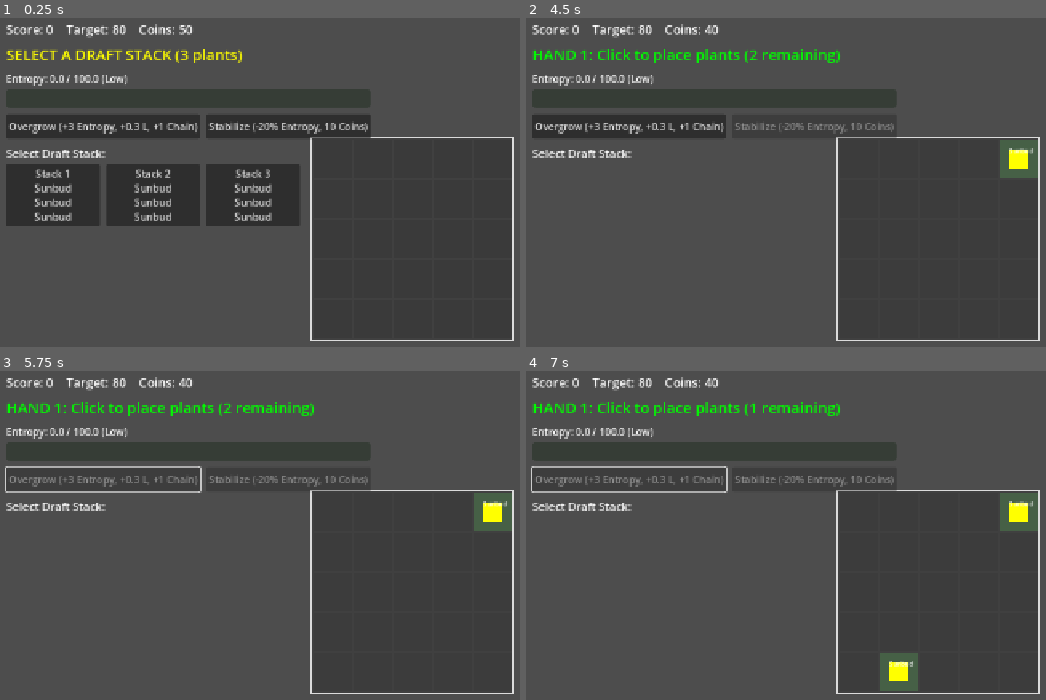
Above: before the commit, frames 1-4 (two rows, left to right).
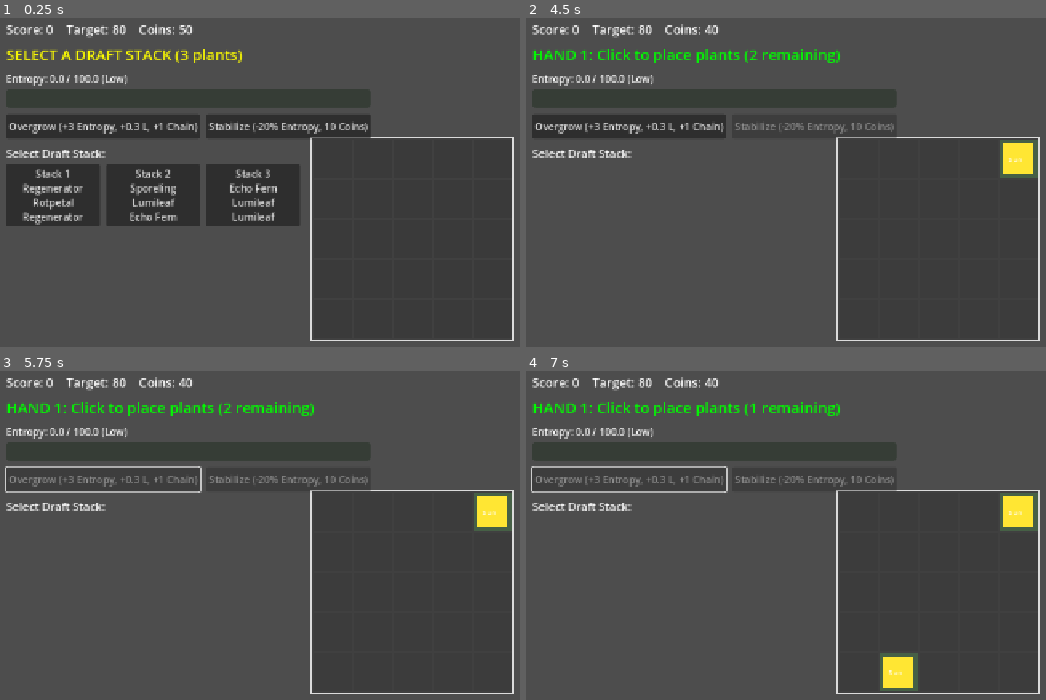
Above: after the commit, the same moments.

Repository: missgun03/garden-of-odds
Game: Godot game, scene res://scenes/Main.tscn
The game is run twice, just before and just after one commit, with the same random seed, the same clock (stepped at 60 frames per second) and the same inputs.
Inputs (mouse positions are in pixels of both pictures, inside the frame that each line leads up to):
- Up to frame 1 (0.25 s): no input
- Up to frame 2 (4.5 s): click "Overgrow (+3 Entropy, +0.3 L,…" at 0.5 s; click "Stabilize (-20% Entropy, 10 C…" at 1.25 s; click (578, 195) at 2 s, where only the run before the commit has a clickable "Stack 1 Sunbud Sunbud Sunbud"; tap Enter at 2.75, 3.5, 4.25 s; move the mouse to (outside the picture) at 2.77 s; click (outside the picture) at 2.92 s; move the mouse to (765, 261) at 3.52 s; click (765, 261) at 3.67 s; move the mouse to (1004, 139) at 4.27 s; click (1004, 139) at 4.42 s
- Up to frame 3 (5.75 s): click "Overgrow (+3 Entropy, +0.3 L,…" at 5 s
- Up to frame 4 (7 s): tap Enter at 5.75 s; move the mouse to (884, 683) at 5.77 s; click (884, 683) at 5.92 s; click "Overgrow (+3 Entropy, +0.3 L,…" at 6.5 s

The runs differ from the first frame. In frame 1, 1.3% of the frame differs, in the area x 4-54%, y 50-63%; in frame 2, 0.5%; in frame 3, 0.5%; in frame 4, 1.1%.

Commit message:
feat: Add data-driven plant system with DataLoader, PlantFactory, and LRuleEvaluator
Implemented comprehensive data loading system to replace hardcoded plant data:

New Components:
- DataLoader.gd: Loads CSV/JSON from res://Document/data/
- LRuleEvaluator.gd: Evaluates L calculation rules
- PlantFactory.gd: Factory pattern for plant instantiation

Integration:
- Main.gd: Creates and initializes data loading system
- Plant.gd: Updated calculate_L to use LRuleEvaluator
- SeasonManager.gd: Uses PlantFactory for draft stacks

All 12 plants from CSV now loadable with dynamic L calculation.

Diff:
--- /dev/null
+++ b/scripts/DataLoader.gd
@@ -0,0 +1,193 @@
+extends Node
+class_name DataLoader
+
+## DataLoader: โหลดข้อมูลจาก CSV/JSON ใน res://Document/data/
+## ส่งออกเป็น dictionaries: plants[], mutations[], trials[], contracts[]
+
+# Cache loaded data
+var plants_data: Array = []
+var mutations_data: Array = []
+var trials_data: Array = []
+var contracts_data: Array = []
+
+var is_loaded: bool = false
+
+## โหลดข้อมูลทั้งหมด
+func load_all_data() -> void:
+	if is_loaded:
+		return
+
+	print("DataLoader: Loading game data...")
+
+	plants_data = load_plants()
+	mutations_data = load_mutations()
+	trials_data = load_trials()
+	contracts_data = load_contracts()
+
+	is_loaded = true
+	print("DataLoader: All data loaded successfully")
+	print("  - Plants: %d" % plants_data.size())
+	print("  - Mutations: %d" % mutations_data.size())
+	print("  - Trials: %d" % trials_data.size())
+	print("  - Contracts: %d" % contracts_data.size())
+
+## โหลดข้อมูลพืชจาก CSV
+## Returns: Array of Dictionary {name, role, p_base, l_rule, l_min, l_max, entropy_on_event, tags, notes}
+func load_plants() -> Array:
+	var file_path = "res://Document/data/garden_plants_12.csv"
+
+	if not FileAccess.file_exists(file_path):
+		push_error("DataLoader: Plants file not found: %s" % file_path)
+		return []
+
+	var file = FileAccess.open(file_path, FileAccess.READ)
+	if not file:
+		push_error("DataLoader: Failed to open plants file")
+		return []
+
+	var plants: Array = []
+	var line_num = 0
+
+	while not file.eof_reached():
+		var line = file.get_line().strip_edges()
+		line_num += 1
+
+		# Skip header and empty lines
+		if line_num == 1 or line.is_empty():
+			continue
+
+		# Parse CSV line
+		var plant_dict = _parse_plant_csv_line(line)
+		if not plant_dict.is_empty():
+			plants.append(plant_dict)
+
+	file.close()
+	print("DataLoader: Loaded %d plants from CSV" % plants.size())
+	return plants
+
+## แปลง CSV line เป็น plant dictionary
+func _parse_plant_csv_line(line: String) -> Dictionary:
+	# Split by comma (simple CSV parser - doesn't handle quoted commas)
+	var parts = line.split(",")
+
+	if parts.size() < 9:
+		push_warning("DataLoader: Invalid plant CSV line (too few columns)")
+		return {}
+
+	# Parse fields
+	var name = parts[0].strip_edges()
+	var role = parts[1].strip_edges()
+	var p_base = parts[2].strip_edges().to_int()
+	var l_rule = parts[3].strip_edges()
+	var l_min = parts[4].strip_edges().to_float()
+	var l_max = parts[5].strip_edges().to_float()
+	var entropy_on_event = parts[6].strip_edges().to_float()
+	var tags_str = parts[7].strip_edges()
+	var notes = parts[8].strip_edges()
+
+	# Parse tags (comma-separated within quotes or raw)
+	var tags: Array[String] = []
+	if not tags_str.is_empty():
+		# Remove quotes if present
+		tags_str = tags_str.trim_prefix("\"").trim_suffix("\"")
+		var tag_parts = tags_str.split(",")
+		for tag in tag_parts:
+			var cleaned_tag = tag.strip_edges()
+			if not cleaned_tag.is_empty():
+				tags.append(cleaned_tag)
+
+	return {
+		"name": name,
+		"role": role,
+		"p_base": p_base,
+		"l_rule": l_rule,
+		"l_min": l_min,
+		"l_max": l_max,
+		"entropy_on_event": entropy_on_event,
+		"tags": tags,
+		"notes": notes
+	}
+
+## โหลดข้อมูล mutations จาก JSON
+func load_mutations() -> Array:
+	return _load_json_file("res://Document/data/garden_mutations_8.json", "mutations")
+
+## โหลดข้อมูล trials จาก JSON
+func load_trials() -> Array:
+	return _load_json_file("res://Document/data/garden_trials_8.json", "trials")
+
+## โหลดข้อมูล contracts จาก JSON
+func load_contracts() -> Array:
+	return _load_json_file("res://Document/data/garden_contracts_8.json", "contracts")
+
+## โหลดไฟล์ JSON ทั่วไป
+func _load_json_file(file_path: String, data_type: String) -> Array:
+	if not FileAccess.file_exists(file_path):
+		push_error("DataLoader: %s file not found: %s" % [data_type, file_path])
+		return []
+
+	var file = FileAccess.open(file_path, FileAccess.READ)
+	if not file:
+		push_error("DataLoader: Failed to open %s file" % data_type)
+		return []
+
+	var json_string = file.get_as_text()
+	file.close()
+
+	var json = JSON.new()
+	var parse_result = json.parse(json_string)
+
+	if parse_result != OK:
+		push_error("DataLoader: Failed to parse %s JSON: %s" % [data_type, json.get_error_message()])
+		return []
+
+	var data = json.data
+	if data is Array:
+		print("DataLoader: Loaded %d %s from JSON" % [data.size(), data_type])
+		return data
+	else:
+		push_error("DataLoader: %s JSON root is not an array" % data_type)
+		return []
+
+## ค้นหาพืชจากชื่อ
+func get_plant_by_name(plant_name: String) -> Dictionary:
+	for plant in plants_data:
+		if plant.get("name", "") == plant_name:
+			return plant
+
+	push_warning("DataLoader: Plant not found: %s" % plant_name)
+	return {}
+
+## ค้นหา mutation จาก id
+func get_mutation_by_id(mutation_id: String) -> Dictionary:
+	for mutation in mutations_data:
+		if mutation.get("id", "") == mutation_id:
+			return mutation
+
+	push_warning("DataLoader: Mutation not found: %s" % mutation_id)
+	return {}
+
+## ค้นหา trial จาก id
+func get_trial_by_id(trial_id: String) -> Dictionary:
+	for trial in trials_data:
+		if trial.get("id", "") == trial_id:
+			return trial
+
+	push_warning("DataLoader: Trial not found: %s" % trial_id)
+	return {}
+
+## ค้นหา contract จาก id
+func get_contract_by_id(contract_id: String) -> Dictionary:
+	for contract in contracts_data:
+		if contract.get("id", "") == contract_id:
+			return contract
+
+	push_warning("DataLoader: Contract not found: %s" % contract_id)
+	return {}
+
+## ดึงรายชื่อพืชทั้งหมด
+func get_all_plant_names() -> Array[String]:
+	var names: Array[String] = []
+	for plant in plants_data:
+		names.append(plant.get("name", ""))
+	return names
--- /dev/null
+++ b/scripts/LRuleEvaluator.gd
@@ -0,0 +1,175 @@
+extends Node
+class_name LRuleEvaluator
+
+## LRuleEvaluator: ประมวลผล L rules จากข้อมูลพืช
+## รองรับ patterns พื้นฐาน:
+## - "+X per adjacent plant" / "+X per neighbor"
+## - "+X if neighbor is PlantName"
+## - "×X if unblocked" / "×X if not blocked"
+## - "+X per empty orthogonal cell"
+
+## ประมวลผล rule และคืนค่า L
+## ctx: Dictionary from board.create_trigger_context()
+##      {neighbors, orthogonal_neighbors, board_state, grid_size, plant_count}
+## plant: Plant instance ที่กำลังคำนวณ L
+## l_rule: String rule จาก CSV
+## l_min: ค่าต่ำสุดของ L
+func evaluate(ctx: Dictionary, plant: Plant, l_rule: String, l_min: float) -> float:
+	if l_rule.is_empty():
+		return l_min
+
+	var L = l_min
+	var multiplier = 1.0
+
+	# แยก rule ด้วย semicolon (;)
+	var sub_rules = l_rule.split(";")
+
+	for sub_rule in sub_rules:
+		var rule = sub_rule.strip_edges().to_lower()
+
+		if rule.is_empty():
+			continue
+
+		# Pattern: "+X per adjacent plant" / "+X per neighbor"
+		if "per adjacent plant" in rule or "per neighbor" in rule:
+			var value = _extract_numeric_value(rule)
+			var neighbors = ctx.get("neighbors", [])
+			var count = 0
+			for neighbor in neighbors:
+				if neighbor is Plant and neighbor.is_alive:
+					count += 1
+			L += value * count
+
+		# Pattern: "+X per affected orthogonal neighbor"
+		elif "per affected orthogonal neighbor" in rule or "per orthogonal neighbor" in rule:
+			var value = _extract_numeric_value(rule)
+			var ortho_neighbors = ctx.get("orthogonal_neighbors", [])
+			var count = 0
+			for neighbor in ortho_neighbors:
+				if neighbor is Plant and neighbor.is_alive:
+					count += 1
+			L += value * count
+
+		# Pattern: "+X if neighbor is PlantName"
+		elif "if neighbor is" in rule:
+			var value = _extract_numeric_value(rule)
+			var plant_names = _extract_plant_names(rule)
+			var neighbors = ctx.get("neighbors", [])
+
+			for neighbor in neighbors:
+				if neighbor is Plant and neighbor.is_alive:
+					if neighbor.plant_name in plant_names:
+						L += value
+
+		# Pattern: "+X per empty orthogonal cell"
+		elif "per empty orthogonal cell" in rule:
+			var value = _extract_numeric_value(rule)
+			var empty_count = _count_empty_orthogonal_cells(ctx, plant)
+			L += value * empty_count
+
+		# Pattern: "×X if unblocked" / "×X if not blocked" / "×X if tile is unblocked"
+		elif ("if unblocked" in rule or "if not blocked" in rule or "if tile is unblocked" in rule):
+			var value = _extract_multiplier_value(rule)
+			if _is_unblocked(ctx, plant):
+				multiplier *= value
+
+		# Pattern: "×X if ..." (other multiplier conditions)
+		elif rule.begins_with("×") or rule.begins_with("x"):
+			var value = _extract_multiplier_value(rule)
+			# For now, just apply the multiplier (full condition checking requires more context)
+			# TODO: Implement specific condition checking
+			# multiplier *= value
+
+		# Pattern: "+X per ..." (generic additive)
+		elif "+0." in rule or "+1." in rule or "+2." in rule:
+			# Already handled by specific patterns above
+			pass
+
+	# Apply multiplier
+	L *= multiplier
+
+	return L
+
+## แยกค่าตัวเลขจาก rule (เช่น "+0.2 per..." -> 0.2)
+func _extract_numeric_value(rule: String) -> float:
+	var regex = RegEx.new()
+	regex.compile(r"[+\-]?\d+\.?\d*")
+	var result = regex.search(rule)
+	if result:
+		return result.get_string().to_float()
+	return 0.0
+
+## แยกค่า multiplier จาก rule (เช่น "×1.5 if..." -> 1.5)
+func _extract_multiplier_value(rule: String) -> float:
+	var regex = RegEx.new()
+	regex.compile(r"[×x]\s*(\d+\.?\d*)")
+	var result = regex.search(rule)
+	if result:
+		return result.get_string(1).to_float()
+	return 1.0
+
+## แยกชื่อพืชจาก rule (เช่น "if neighbor is Seedbomb or Honeyroot" -> ["Seedbomb", "Honeyroot"])
+func _extract_plant_names(rule: String) -> Array[String]:
+	var names: Array[String] = []
+
+	# Find "is PlantName" pattern
+	var regex = RegEx.new()
+	regex.compile(r"is\s+([A-Z][a-z]+)")
+	var results = regex.search_all(rule)
+
+	for result in results:
+		var name = result.get_string(1)
+		names.append(name)
+
+	# Also check for "or PlantName" pattern
+	var or_regex = RegEx.new()
+	or_regex.compile(r"or\s+([A-Z][a-z]+)")
+	var or_results = or_regex.search_all(rule)
+
+	for result in or_results:
+		var name = result.get_string(1)
+		if not names.has(name):
+			names.append(name)
+
+	return names
+
+## นับจำนวน empty orthogonal cells รอบพืช
+func _count_empty_orthogonal_cells(ctx: Dictionary, plant: Plant) -> int:
+	if not plant.board:
+		return 0
+
+	var board = plant.board
+	var pos = plant.grid_pos
+	var offsets = [
+		Vector2i(0, -1),  # บน
+		Vector2i(0, 1),   # ล่าง
+		Vector2i(-1, 0),  # ซ้าย
+		Vector2i(1, 0)    # ขวา
+	]
+
+	var empty_count = 0
+	for offset in offsets:
+		var check_pos = pos + offset
+		if board.is_position_valid(check_pos) and board.is_position_empty(check_pos):
+			empty_count += 1
+
+	return empty_count
+
+## ตรวจสอบว่าพืชอยู่ในตำแหน่งที่ "unblocked" (ไม่มีพืชด้านบน)
+func _is_unblocked(ctx: Dictionary, plant: Plant) -> bool:
+	if not plant.board:
+		return false
+
+	var board = plant.board
+	var pos = plant.grid_pos
+
+	# Check if there's a plant directly above (y-1)
+	var above_pos = Vector2i(pos.x, pos.y - 1)
+
+	# If position above is outside grid, consider it unblocked (edge case)
+	if not board.is_position_valid(above_pos):
+		# If we're at the top edge, we're unblocked
+		return pos.y == 0
+
+	# If position above is empty, we're unblocked
+	return board.is_position_empty(above_pos)
--- a/scripts/Main.gd
+++ b/scripts/Main.gd
@@ -10,6 +10,11 @@
 @onready var season_manager: SeasonManager = $SeasonManager
 @onready var resolver: Resolver = $Resolver
 
+# Data loading system (created in _ready)
+var data_loader: DataLoader = null
+var l_rule_evaluator: LRuleEvaluator = null
+var plant_factory: PlantFactory = null
+
 # Game state
 var current_season: int = 1
 var stages_data: Dictionary = {}
@@ -18,6 +23,9 @@
 func _ready() -> void:
 	print("Main: _ready() started")
 
+	# สร้าง data loading system
+	_setup_data_loading_system()
+
 	# โหลด stages data
 	_load_stages_data()
 
@@ -31,6 +39,27 @@
 
 	# เริ่มเกม
 	_start_game()
+
+## สร้างและตั้งค่า data loading system
+func _setup_data_loading_system() -> void:
+	print("Main: Setting up data loading system...")
+
+	# สร้าง DataLoader
+	data_loader = DataLoader.new()
+	add_child(data_loader)
+	data_loader.load_all_data()
+
+	# สร้าง LRuleEvaluator
+	l_rule_evaluator = LRuleEvaluator.new()
+	add_child(l_rule_evaluator)
+
+	# สร้าง PlantFactory
+	plant_factory = PlantFactory.new()
+	plant_factory.data_loader = data_loader
+	plant_factory.l_rule_evaluator = l_rule_evaluator
+	add_child(plant_factory)
+
+	print("Main: Data loading system ready")
 
 ## โหลด stages data จาก JSON
 func _load_stages_data() -> void:
@@ -64,6 +93,7 @@
 	season_manager.board = board
 	season_manager.resolver = resolver
 	season_manager.hud = hud
+	season_manager.plant_factory = plant_factory
 
 	hud.season_manager = season_manager
 	hud.resolver = resolver
@@ -245,18 +275,11 @@
 	if not board.is_position_empty(grid_pos):
 		return
 
-	# สร้างพืช (ตอนนี้ hardcode เป็น Sunbud)
-	var plant = Plant.new()
-	plant.plant_id = 0
-	plant.plant_name = "Sunbud"
-	plant.role = "Energy"
-	plant.p_base = 5
-	plant.l_min = 1.0
-	plant.l_max = 2.2
-	plant.entropy_on_event = 0.3
-	# สร้าง typed array สำหรับ tags
-	var plant_tags: Array[String] = ["light", "buff", "engine"]
-	plant.tags = plant_tags
+	# สร้างพืชจาก PlantFactory (ตอนนี้ hardcode เป็น Sunbud)
+	var plant = plant_factory.create_plant_by_name("Sunbud")
+	if not plant:
+		push_error("Failed to create plant")
+		return
 
 	# วางพืช
 	board.place_plant(plant, grid_pos)
--- a/scripts/Plant.gd
+++ b/scripts/Plant.gd
@@ -25,8 +25,9 @@
 signal plant_triggered(event: Dictionary)
 
 func _ready() -> void:
-	# เพิ่ม visual placeholder
-	_setup_visual()
+	# เพิ่ม visual placeholder (เฉพาะถ้ายังไม่มี)
+	if get_child_count() == 0:
+		_setup_visual()
 
 ## Setup visual (สามารถ override ได้)
 func _setup_visual() -> void:
@@ -57,7 +58,14 @@
 
 ## คำนวณ L จาก context (override ในแต่ละพืชเพื่อใส่ logic เฉพาะ)
 ## ctx = {neighbors: Array[Plant], board_state: Dictionary, ...}
-func calculate_L(_ctx: Dictionary) -> float:
+func calculate_L(ctx: Dictionary) -> float:
+	# ถ้ามี LRuleEvaluator ให้ใช้มันในการคำนวณ
+	if has_meta("l_rule_evaluator") and has_meta("l_rule"):
+		var evaluator = get_meta("l_rule_evaluator")
+		var l_rule = get_meta("l_rule")
+		if evaluator and evaluator is LRuleEvaluator:
+			return evaluator.evaluate(ctx, self, l_rule, l_min)
+
 	# Base implementation: คืน l_min (override ในแต่ละพืชเพื่อใส่ logic)
 	return l_min
 
--- /dev/null
+++ b/scripts/PlantFactory.gd
@@ -0,0 +1,151 @@
+extends Node
+class_name PlantFactory
+
+## PlantFactory: สร้าง Plant instances จากข้อมูลที่โหลดโดย DataLoader
+## ใช้ LRuleEvaluator เพื่อคำนวณ L
+
+# References (set by Main)
+var data_loader: DataLoader = null
+var l_rule_evaluator: LRuleEvaluator = null
+
+# Plant ID counter (for unique plant instances)
+var next_plant_id: int = 0
+
+## สร้างพืชจากชื่อ
+## plant_name: ชื่อพืช (เช่น "Sunbud", "Seedbomb")
+## Returns: Plant instance หรือ null ถ้าไม่พบข้อมูล
+func create_plant_by_name(plant_name: String) -> Plant:
+	if not data_loader:
+		push_error("PlantFactory: DataLoader not set")
+		return null
+
+	if not data_loader.is_loaded:
+		push_error("PlantFactory: Data not loaded yet")
+		return null
+
+	var plant_data = data_loader.get_plant_by_name(plant_name)
+	if plant_data.is_empty():
+		push_error("PlantFactory: Plant data not found for: %s" % plant_name)
+		return null
+
+	return _create_plant_from_data(plant_data)
+
+## สร้างพืชจากข้อมูล dictionary
+func _create_plant_from_data(plant_data: Dictionary) -> Plant:
+	# สร้าง Plant instance ใหม่
+	var plant = Plant.new()
+
+	# Set plant ID
+	plant.plant_id = next_plant_id
+	next_plant_id += 1
+
+	# Set basic properties จากข้อมูล
+	plant.plant_name = plant_data.get("name", "Unknown")
+	plant.role = plant_data.get("role", "Energy")
+	plant.p_base = plant_data.get("p_base", 5)
+	plant.l_min = plant_data.get("l_min", 1.0)
+	plant.l_max = plant_data.get("l_max", 2.0)
+	plant.entropy_on_event = plant_data.get("entropy_on_event", 0.3)
+
+	# Set tags (convert Array to Array[String])
+	var tags_data = plant_data.get("tags", [])
+	var plant_tags: Array[String] = []
+	for tag in tags_data:
+		if tag is String:
+			plant_tags.append(tag)
+	plant.tags = plant_tags
+
+	# Store l_rule for later evaluation
+	var l_rule = plant_data.get("l_rule", "")
+	plant.set_meta("l_rule", l_rule)
+
+	# Override calculate_L method with custom logic
+	# Note: In Godot, we can't easily override methods at runtime,
+	# so we'll call the evaluator from the base Plant class
+	if l_rule_evaluator:
+		plant.set_meta("l_rule_evaluator", l_rule_evaluator)
+
+	# Create visual representation (simple colored square for now)
+	_create_plant_visual(plant)
+
+	return plant
+
+## สร้าง visual สำหรับพืช (placeholder - แทนที่ด้วย sprite ภายหลัง)
+func _create_plant_visual(plant: Plant) -> void:
+	var sprite = ColorRect.new()
+	sprite.size = Vector2(48, 48)
+	sprite.position = Vector2(-24, -24)  # Center the sprite
+
+	# Set color based on role
+	var color = _get_role_color(plant.role)
+	sprite.color = color
+
+	plant.add_child(sprite)
+
+	# Add label with plant name
+	var label = Label.new()
+	label.text = plant.plant_name.substr(0, 3)  # First 3 letters
+	label.position = Vector2(-16, -8)
+	label.add_theme_font_size_override("font_size", 12)
+	label.add_theme_color_override("font_color", Color.WHITE)
+	plant.add_child(label)
+
+## กำหนดสีตาม role
+func _get_role_color(role: String) -> Color:
+	match role:
+		"Energy":
+			return Color(1.0, 0.9, 0.2)  # Yellow
+		"Sap":
+			return Color(0.2, 0.8, 0.4)  # Green
+		"Support":
+			return Color(0.4, 0.7, 1.0)  # Blue
+		"Control":
+			return Color(0.6, 0.4, 1.0)  # Purple
+		"Spore":
+			return Color(0.8, 0.3, 0.8)  # Magenta
+		"Meta":
+			return Color(0.9, 0.5, 0.2)  # Orange
+		"Burst":
+			return Color(1.0, 0.3, 0.2)  # Red
+		_:
+			return Color(0.7, 0.7, 0.7)  # Gray
+
+## สร้างพืชแบบสุ่มจาก pool
+## count: จำนวนพืชที่ต้องการ
+## Returns: Array of Plant instances
+func create_random_plants(count: int) -> Array[Plant]:
+	if not data_loader or not data_loader.is_loaded:
+		push_error("PlantFactory: DataLoader not ready")
+		return []
+
+	var plants: Array[Plant] = []
+	var plant_names = data_loader.get_all_plant_names()
+
+	if plant_names.is_empty():
+		push_error("PlantFactory: No plant data available")
+		return []
+
+	for i in range(count):
+		var random_name = plant_names[randi() % plant_names.size()]
+		var plant = create_plant_by_name(random_name)
+		if plant:
+			plants.append(plant)
+
+	return plants
+
+## สร้างพืชจากรายชื่อ
+## plant_names: Array of String
+## Returns: Array of Plant instances
+func create_plants_from_names(plant_names: Array[String]) -> Array[Plant]:
+	var plants: Array[Plant] = []
+
+	for name in plant_names:
+		var plant = create_plant_by_name(name)
+		if plant:
+			plants.append(plant)
+
+	return plants
+
+## รีเซ็ต plant ID counter
+func reset_plant_id_counter() -> void:
+	next_plant_id = 0
--- a/scripts/SeasonManager.gd
+++ b/scripts/SeasonManager.gd
@@ -44,6 +44,7 @@
 var board: Board = null
 var resolver: Resolver = null
 var hud: Node = null
+var plant_factory: PlantFactory = null
 
 # Bloom timer
 var bloom_timer: float = 0.0
@@ -73,15 +74,32 @@
 ## สุ่ม draft stacks (3 กอง, กองละ 3 ใบ)
 func _generate_draft_stacks() -> void:
 	available_stacks = []
-	for i in range(3):
-		var stack = []
-		for j in range(3):
-			# TODO: สุ่มพืชจาก plant pool (ตอนนี้ hardcode)
-			stack.append({
-				"plant_name": "Sunbud",
-				"plant_id": i * 3 + j
-			})
-		available_stacks.append(stack)
+
+	if not plant_factory or not plant_factory.data_loader or not plant_factory.data_loader.is_loaded:
+		push_warning("SeasonManager: PlantFactory not ready, using fallback")
+		# Fallback: hardcode
+		for i in range(3):
+			var stack = []
+			for j in range(3):
+				stack.append({"plant_name": "Sunbud", "plant_id": i * 3 + j})
+			available_stacks.append(stack)
+	else:
+		# ใช้ PlantFactory สุ่มพืช
+		var all_plant_names = plant_factory.data_loader.get_all_plant_names()
+		if all_plant_names.is_empty():
+			push_error("SeasonManager: No plants available")
+			return
+
+		for i in range(3):
+			var stack = []
+			for j in range(3):
+				# สุ่มพืช
+				var random_name = all_plant_names[randi() % all_plant_names.size()]
+				stack.append({
+					"plant_name": random_name,
+					"plant_id": i * 3 + j
+				})
+			available_stacks.append(stack)
 
 	print("SeasonManager: Generated %d draft stacks" % available_stacks.size())
 	emit_signal("draft_stack_ready", available_stacks)
